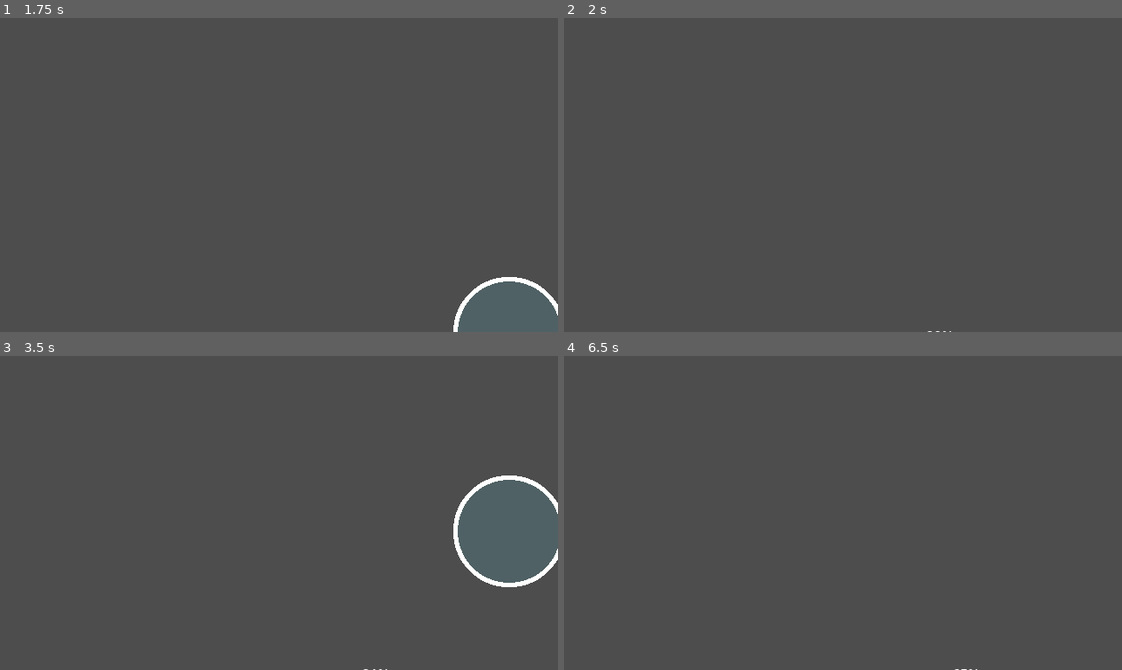
Above: before the commit, frames 1-4 (two rows, left to right).
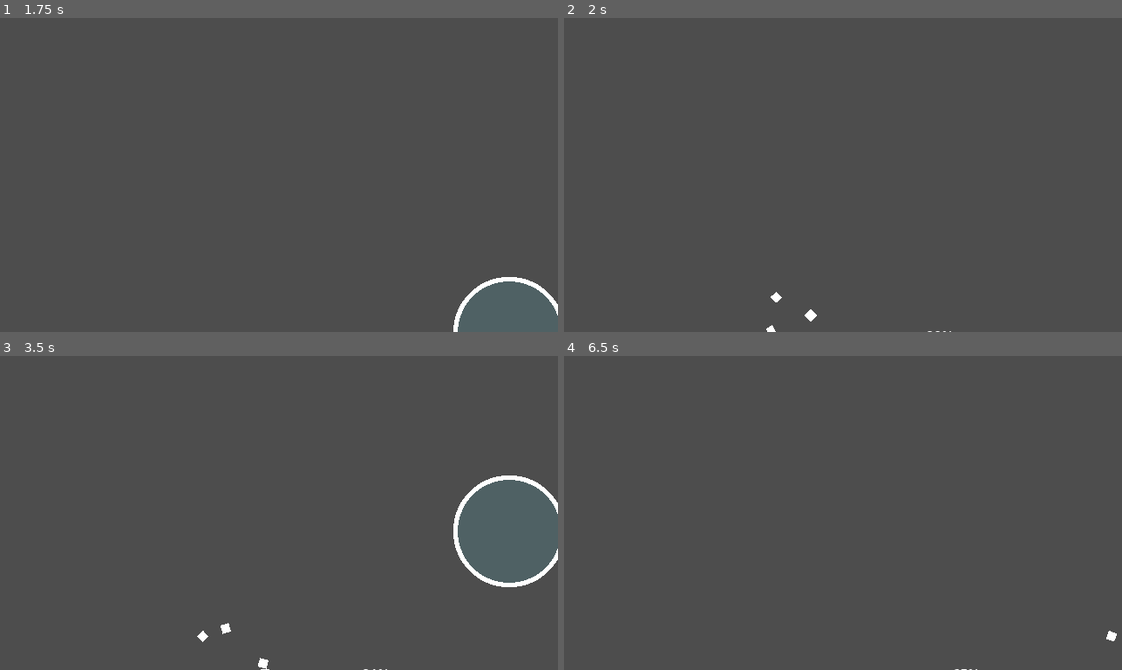
Above: after the commit, the same moments.

Repository: ron0studios/Global-Game-Jam-2025
Game: Godot game, scene res://objects/sandbox.tscn
Same seed, same stepped clock (60 frames per second), same inputs: the game is played once before the commit and once after it. The engine's default icon, where the game draws it, is replaced by a stand-in: a white triangle on a blue panel in a dark square.
Inputs (mouse positions are in pixels of both pictures, inside the frame that each line leads up to):
- Up to frame 1 (1.75 s): move the mouse to (401, 159) at 0.52 s; hold Space (blow) 0.53-1.28 s; hold Right (ui_right) from 0.53 s (still down); tap W (jump) at 0.77, 1.52 s; move the mouse to (167, 190) at 1.27 s; tap Space (blow) at 1.35 s
- Up to frame 2 (2 s): keep holding Right (ui_right)
- Up to frame 3 (3.5 s): move the mouse to (334, 443) at 2.02 s; release Right (ui_right) at 2.03 s; hold Left (ui_left) 2.03-2.78 s; hold Space (blow) 2.03-2.78 s; move the mouse to (251, 575) at 2.77 s; hold Right (ui_right) from 2.78 s (still down); tap Space (blow) at 2.85 s; tap W (jump) at 3.02 s
- Up to frame 4 (6.5 s): move the mouse to (1010, 560) at 3.52 s; hold Space (blow) 3.53-4.28 s; tap W (jump) at 3.77, 4.52, 6.02 s; move the mouse to (675, 465) at 4.27 s; release Right (ui_right) at 4.28 s; hold Left (ui_left) 4.28-5.03 s; tap Space (blow) at 4.35, 5.85 s; move the mouse to (870, 513) at 5.02 s; hold Right (ui_right) 5.03-5.78 s; hold Space (blow) 5.03-5.78 s; move the mouse to (759, 434) at 5.77 s; hold Left (ui_left) from 5.78 s (still down)

Frame 1 is identical in both runs. In frame 2, 0.1% of the frame differs, in the area x 36-46%, y 87-100%; in frame 3, 0.1%, in the area x 35-49%, y 85-100%; in frame 4, less than 0.1%.

Commit message:
blowing effect1!!!1

Diff:
--- a/objects/player.tscn
+++ b/objects/player.tscn
@@ -18,6 +18,11 @@
 
 [sub_resource type="RectangleShape2D" id="RectangleShape2D_beq50"]
 size = Vector2(20, 239)
+
+[sub_resource type="Curve" id="Curve_p0x7g"]
+max_value = 10.0
+_data = [Vector2(0, 5.31572), 0.0, 22.6659, 0, 0, Vector2(1, 0), -37.9347, 0.0, 0, 0]
+point_count = 2
 
 [node name="Player" type="CharacterBody2D"]
 script = ExtResource("1_1uga2")
@@ -53,3 +58,17 @@
 position = Vector2(0, -109.5)
 shape = SubResource("RectangleShape2D_beq50")
 disabled = true
+
+[node name="blowparticle" type="CPUParticles2D" parent="BlowArea"]
+position = Vector2(0, -32)
+emitting = false
+one_shot = true
+explosiveness = 0.72
+direction = Vector2(0, -1)
+spread = 3.97
+gravity = Vector2(0, 500)
+initial_velocity_min = 300.0
+initial_velocity_max = 500.0
+angular_velocity_min = -105.88
+angular_velocity_max = 116.47
+scale_amount_curve = SubResource("Curve_p0x7g")
--- a/player.gd
+++ b/player.gd
@@ -59,6 +59,9 @@
 		blowing = breath < 100
 		breath = min(100, breath+delta*60)
 
+	if Input.is_action_just_released("blow"):
+		$BlowArea/blowparticle.emitting = true
+
 	$Label.text = str(breath) + "%"
 
 	move_and_slide()
Not shown: 1 places in objects/player.tscn that only renumber resources
